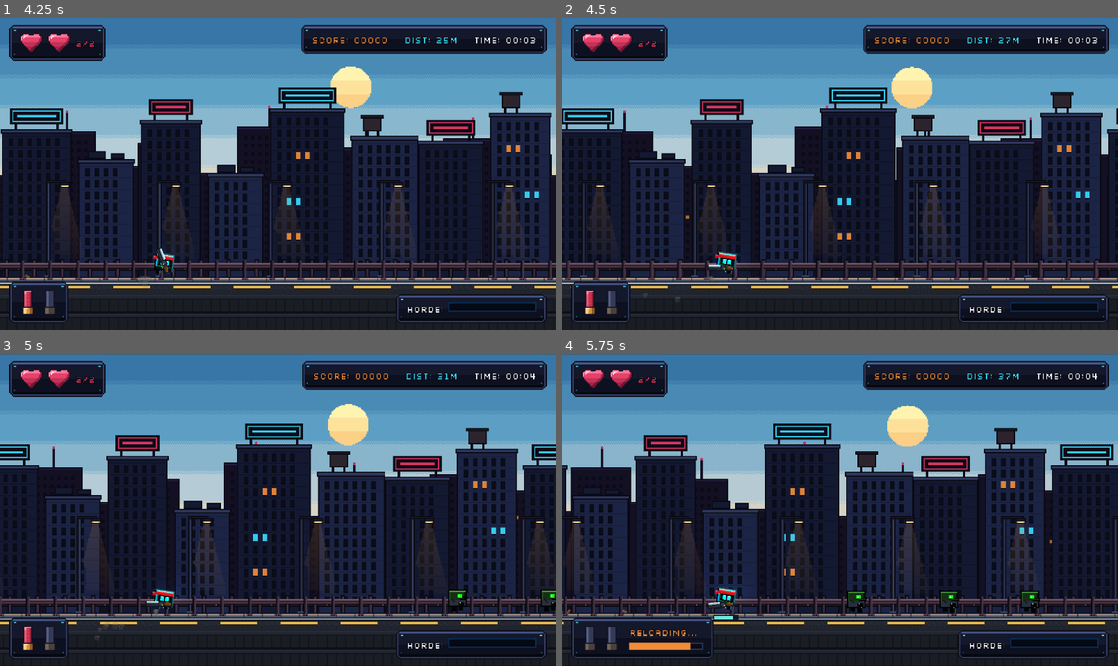
Above: before the commit, frames 1-4 (two rows, left to right).
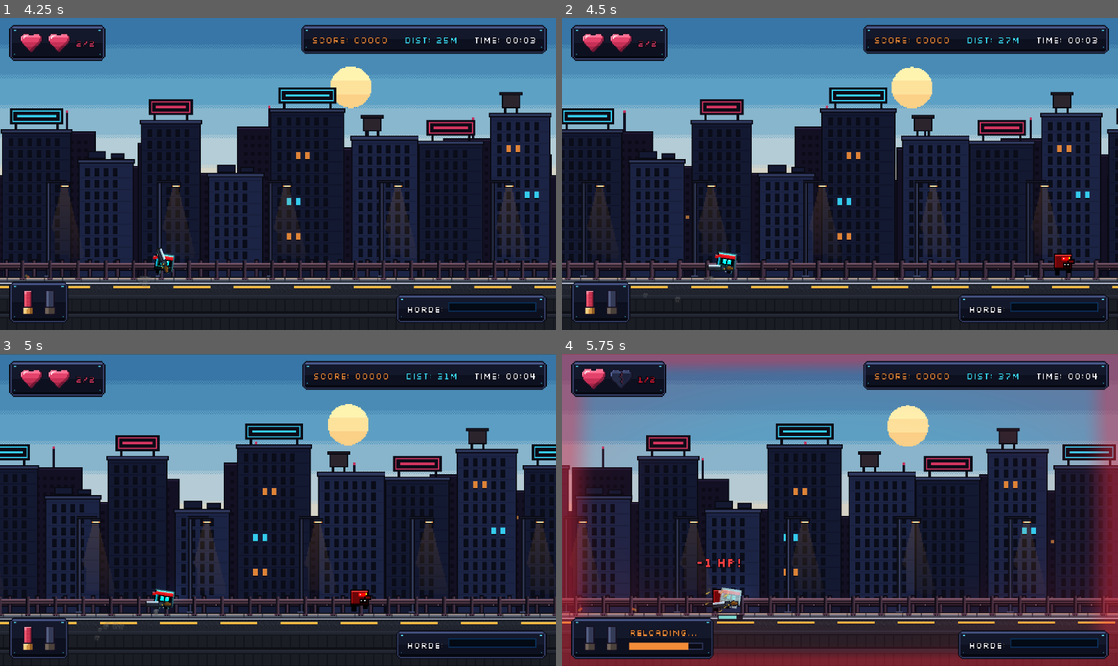
Above: after the commit, the same moments.

Repository: DenzTheKid/cube-lastrun-final-submission
Game: Godot game, scene res://scenes/main/main_menu.tscn
Two runs of this game, one before a commit and one after it. Both use one fixed random seed, a clock stepped at 60 frames per second and the inputs below.
Inputs (mouse positions are in pixels of both pictures, inside the frame that each line leads up to):
- Up to frame 1 (4.25 s): click "> PLAY MISSION" at 0.5 s; move the mouse to (400, 158) at 1.27 s; hold Right (ui_right) 1.28-2 s; hold S (fast_fall) 1.28-2 s; click (400, 158) at 1.42 s; tap Space (jump) at 1.52 s; drag from (166, 189) to (166, 267) at 2.02 s; move the mouse to (333, 105) at 2.77 s; hold Right (ui_right) 2.78-3.5 s; hold X 2.78-3.5 s; drag from (250, 236) to (111, 127) at 3.52 s
- Up to frame 2 (4.5 s): move the mouse to (1006, 220) at 4.27 s; hold Left (ui_left) from 4.28 s (still down); hold S (fast_fall) from 4.28 s (still down)
- Up to frame 3 (5 s): keep holding Left (ui_left); keep holding S (fast_fall); tap Space (jump) at 4.52 s
- Up to frame 4 (5.75 s): release Left (ui_left) at 5 s; release S (fast_fall) at 5 s; drag from (673, 463) to (723, 603) at 5.02 s

Frame 1 is identical in both runs. In frame 2, 0.2% of the frame differs, in the area x 88-93%, y 75-83%; in frame 3, 0.5%; in frame 4, 33%, in the area x 0-100%, y 0-100%.

Commit message:
balance(pickups): reduce medkit frequency with chunk cooldown gating

Diff:
--- a/scripts/generation/level_generator.gd
+++ b/scripts/generation/level_generator.gd
@@ -115,8 +115,7 @@
 		PatternType.RUNNER_RUSH,
 		PatternType.SPIKE_HURDLE,
 		PatternType.PLATFORM_HIGHWAY,
-		PatternType.CAR_WRECK_SOLO,
-		PatternType.CAR_WRECK_MEDKIT
+		PatternType.CAR_WRECK_SOLO
 	]
 
 	# 2. Mid Tier Patterns (Unlocked at diff > 1.2, ~100m+)
@@ -127,6 +126,7 @@
 		choices.append(PatternType.BARRICADE_SOLO)
 		choices.append(PatternType.BARRICADE_WALKER)
 		choices.append(PatternType.PLATFORM_OVER_PIT)
+		choices.append(PatternType.CAR_WRECK_MEDKIT)
 		choices.append(PatternType.CAR_WRECK_WALKER)
 
 	# 3. High Tier Patterns (Unlocked at diff > 1.45, ~250m+)
@@ -168,6 +168,9 @@
 	return candidate
 
 func _build_chunk_content(chunk: ChunkNode, pattern: PatternType) -> void:
+	if pattern != PatternType.FLAT_START:
+		_chunks_since_medkit += 1
+
 	match pattern:
 		PatternType.FLAT_START:
 			chunk.add_ground_segment(0.0, chunk_width)
@@ -283,8 +286,7 @@
 		PatternType.CAR_WRECK_SOLO:
 			chunk.add_ground_segment(0.0, chunk_width)
 			_spawn_hazard(chunk, WRECKED_CAR_SCENE, 180.0, ground_y)
-			# Environmental storytelling: wrecked ambulances almost always carry a spilled/rooftop Medkit
-			if _should_spawn_ambulance_medkit(0.85):
+			if _can_spawn_medkit(true):
 				if randf() < 0.5:
 					_spawn_pickup(chunk, MEDKIT_SCENE, 232.0, ground_y - 4.0)
 				else:
@@ -294,14 +296,15 @@
 		PatternType.CAR_WRECK_MEDKIT:
 			chunk.add_ground_segment(0.0, chunk_width)
 			_spawn_hazard(chunk, WRECKED_CAR_SCENE, 180.0, ground_y)
-			_spawn_pickup(chunk, MEDKIT_SCENE, 190.0, ground_y - 36.0)
-			_chunks_since_medkit = 0
+			if _can_spawn_medkit(true):
+				_spawn_pickup(chunk, MEDKIT_SCENE, 190.0, ground_y - 36.0)
+				_chunks_since_medkit = 0
 
 		PatternType.CAR_WRECK_WALKER:
 			chunk.add_ground_segment(0.0, chunk_width)
 			_spawn_hazard(chunk, WRECKED_CAR_SCENE, 150.0, ground_y)
 			_spawn_enemy(chunk, WALKER_SCENE, 315.0, ground_y - 12.0)
-			if _should_spawn_ambulance_medkit(0.85):
+			if _can_spawn_medkit(true):
 				_spawn_pickup(chunk, MEDKIT_SCENE, 160.0, ground_y - 36.0)
 				_chunks_since_medkit = 0
 
@@ -310,24 +313,26 @@
 			_spawn_hazard(chunk, WRECKED_CAR_SCENE, 140.0, ground_y)
 			_spawn_platform(chunk, 235.0, ground_y - 52.0)
 			_spawn_hazard(chunk, SPIKES_SCENE, 270.0, ground_y)
-			if _should_spawn_ambulance_medkit(0.85):
+			if _can_spawn_medkit(true):
 				_spawn_pickup(chunk, MEDKIT_SCENE, 235.0, ground_y - 60.0)
 				_chunks_since_medkit = 0
 
-	# Smart periodic Medkit drop when injured or on safe interval
+	# Rare fallback Medkit drop on non-ambulance chunks only after long dry streak
 	if not (pattern in [PatternType.FLAT_START, PatternType.CAR_WRECK_SOLO, PatternType.CAR_WRECK_MEDKIT, PatternType.CAR_WRECK_WALKER, PatternType.CAR_WRECK_SPIKES]):
-		_chunks_since_medkit += 1
-		var is_injured: bool = is_instance_valid(target_player) and target_player.current_hp < target_player.max_hp
-		var threshold: int = 3 if is_injured else 6
-		if _chunks_since_medkit >= threshold:
+		if _can_spawn_medkit(false):
 			var spot: Vector2 = _get_safe_medkit_spot(pattern)
 			_spawn_pickup(chunk, MEDKIT_SCENE, spot.x, spot.y)
 			_chunks_since_medkit = 0
 
-func _should_spawn_ambulance_medkit(base_prob: float) -> bool:
-	if is_instance_valid(target_player) and target_player.current_hp < target_player.max_hp:
-		return true
-	return randf() < base_prob
+func _can_spawn_medkit(is_ambulance: bool) -> bool:
+	var is_injured: bool = is_instance_valid(target_player) and target_player.current_hp < target_player.max_hp
+	var min_cooldown: int = 4 if is_injured else 8
+	if _chunks_since_medkit < min_cooldown:
+		return false
+	if is_ambulance:
+		return true if is_injured else (randf() < 0.45)
+	var fallback_threshold: int = 7 if is_injured else 14
+	return _chunks_since_medkit >= fallback_threshold
 
 func _get_safe_medkit_spot(pattern: PatternType) -> Vector2:
 	match pattern:
